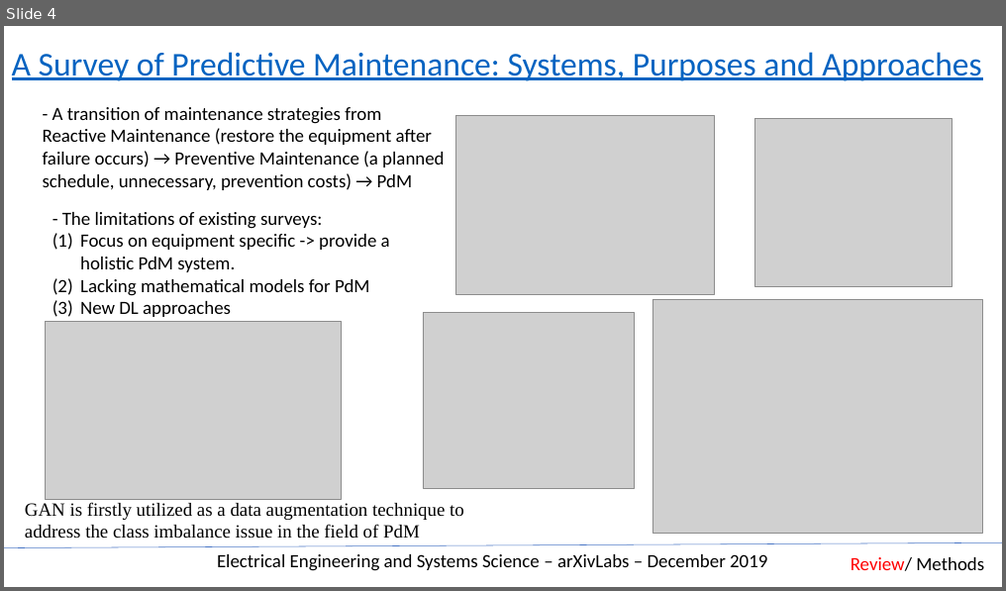
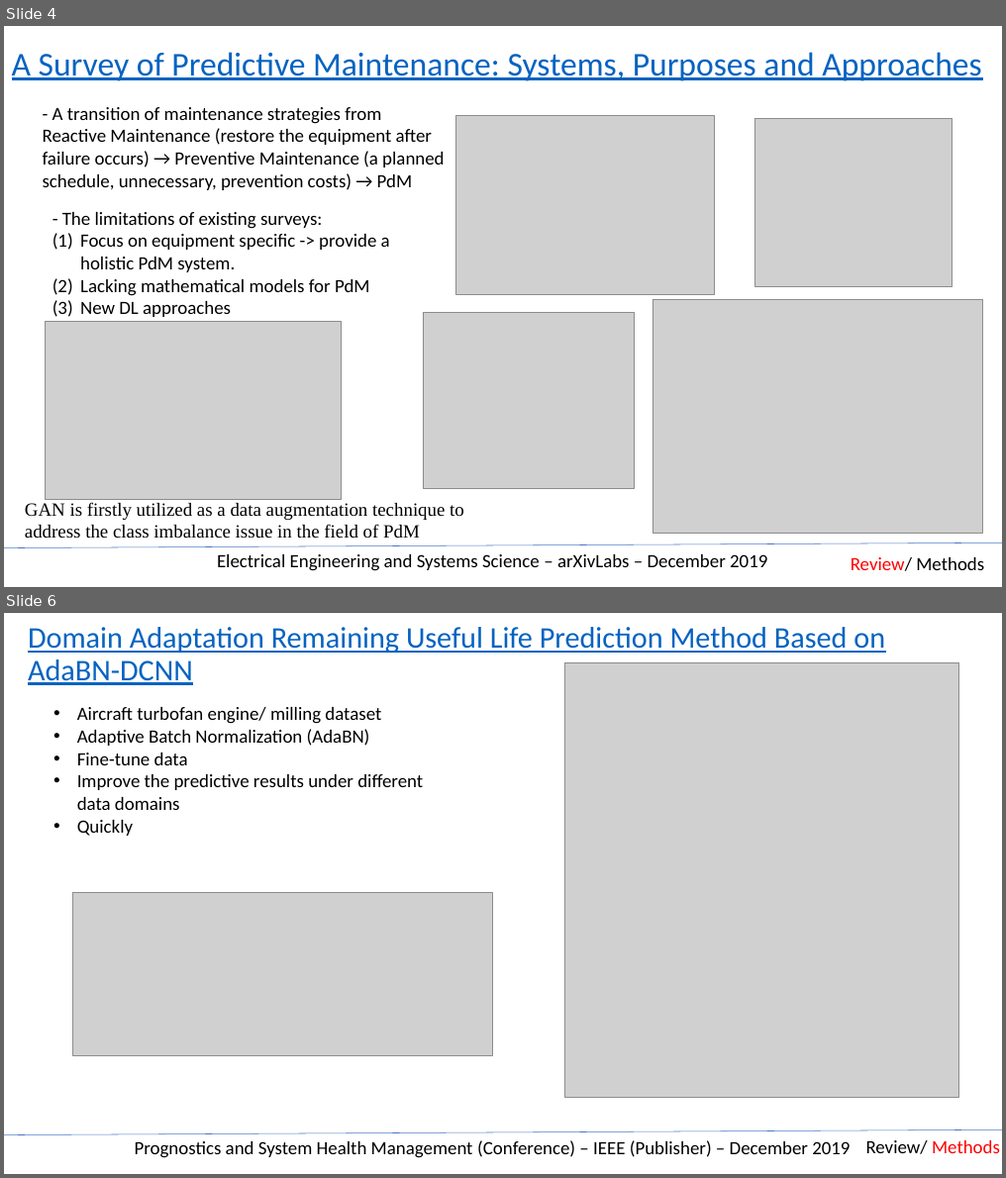
Before and after one commit to mrtrunghieu1/predictive-maintenance-awesome, a slide deck: slides/PredictiveMaintainance_Review.pptx. Shown one above the other, each under a label of ours: slide 4 before the commit, slides 4 and 6 after it; the slides between them are not shown. The pictures are 1006x591 and 1006x1178 pixels, drawn with LibreOffice and Linux fonts; fonts in the diff are those of the drawing; grey boxes stand for pictures. Boxes give left, top, right and bottom in pixels: in the first picture for what was removed or moved away, otherwise in the second. Text is boxed around its words. In the diff, an @@ line names an element or a change of style, - is before the commit and + after.

```diff
--- a/slides/PredictiveMaintainance_Review.pptx
+++ b/slides/PredictiveMaintainance_Review.pptx
@@ slide 6 added at [4,613,1002,1174], background #FFFFFF @@
@@ title added at [28,627,885,685], 28.8 pt, text #0563C1, underline @@
+Domain Adaptation Remaining Useful Life Prediction Method Based on AdaBN-DCNN
@@ picture added at [565,663,959,1097] @@
@@ text added at [77,707,423,836], 18 pt, text #000000 @@
+• Aircraft turbofan engine/ milling dataset
+• Adaptive Batch Normalization (AdaBN)
+• Fine-tune data
+• Improve the predictive results under different data domains
+• Quickly
@@ picture added at [73,893,492,1057] @@
@@ line added from (4, 1136) to (1002, 1131), #4472C4 0.5 pt @@
@@ text added at [135,1141,849,1158], 18 pt, text #000000 @@
+Prognostics and System Health Management (Conference) – IEEE (Publisher) – December 2019
@@ text added at [866,1141,1000,1155], 18 pt, text #000000 @@
+Review/ Methods
```
Also in this commit, not shown: 4 slides changed, 2 other slides added.
